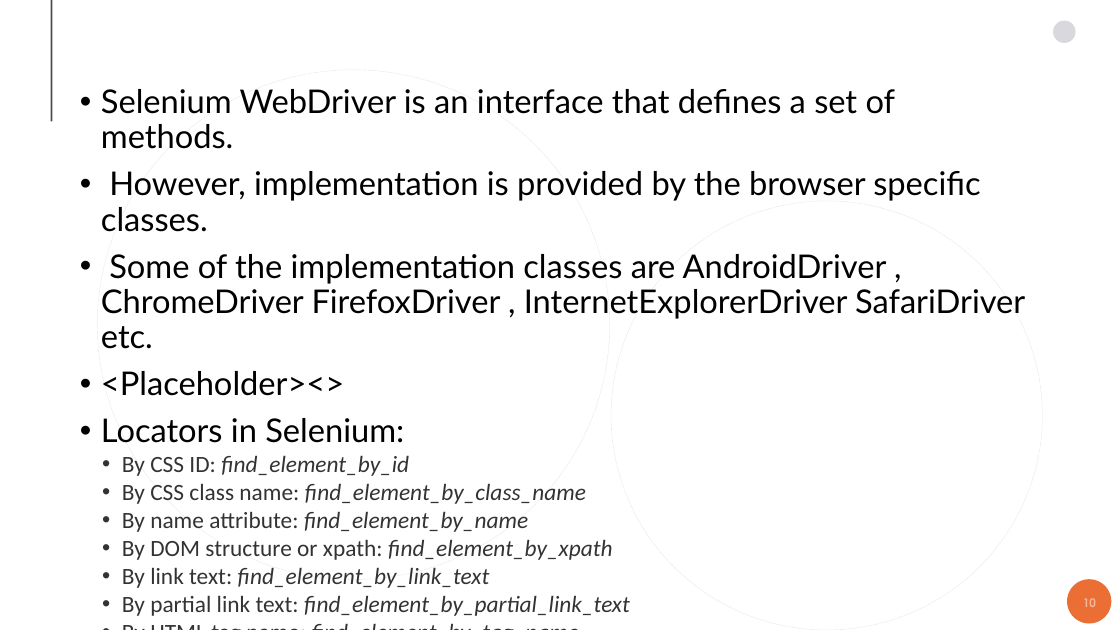
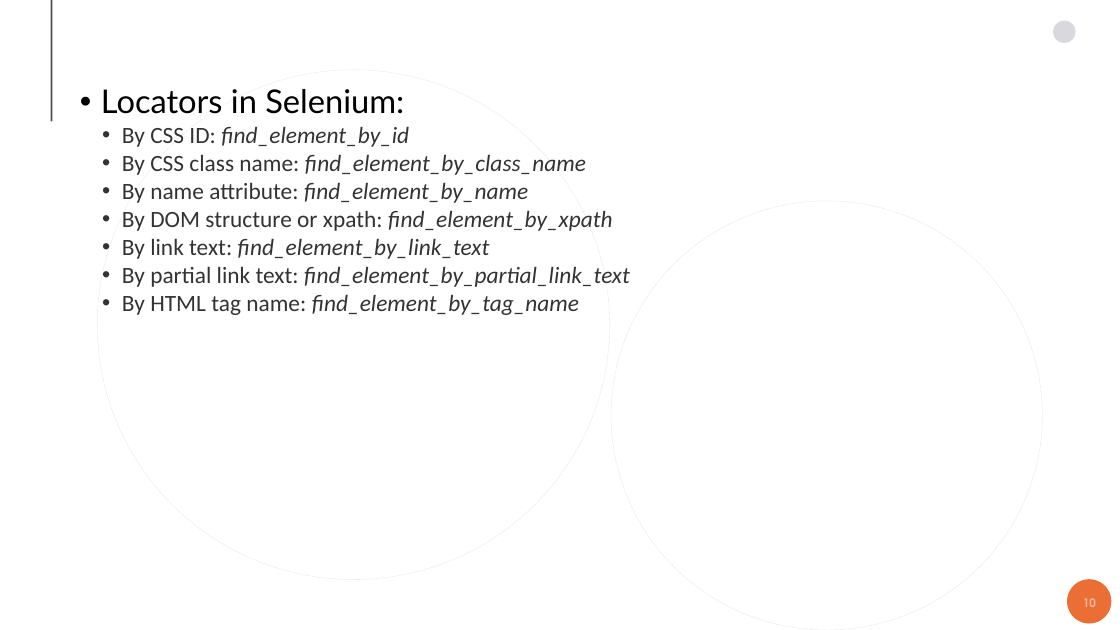
Before and after one commit to ashwinbalajiks/pragra-docs, a slide deck: slide 10 of Selenium/Pragra_Selenium_Draft.pptx. Drawn at 1120x630 pixels with LibreOffice and Linux fonts; fonts in the diff are those of the drawing; background and template pictures are left out. Boxes give left, top, right and bottom in pixels: in the first picture for what was removed or moved away, otherwise in the second. Text is boxed around its words. In the diff, an @@ line names an element or a change of style, - is before the commit and + after.

```diff
--- a/Selenium/Pragra_Selenium_Draft.pptx
+++ b/Selenium/Pragra_Selenium_Draft.pptx
@@ text at (101,89,1025,396): paragraphs removed @@
-• Selenium WebDriver is an interface that defines a set of methods.
-• However, implementation is provided by the browser specific classes.
-• Some of the implementation classes are AndroidDriver , ChromeDriver FirefoxDriver , InternetExplorerDriver SafariDriver etc.
-• <Placeholder><>
```
Also in this commit, not shown: 1 other file.
